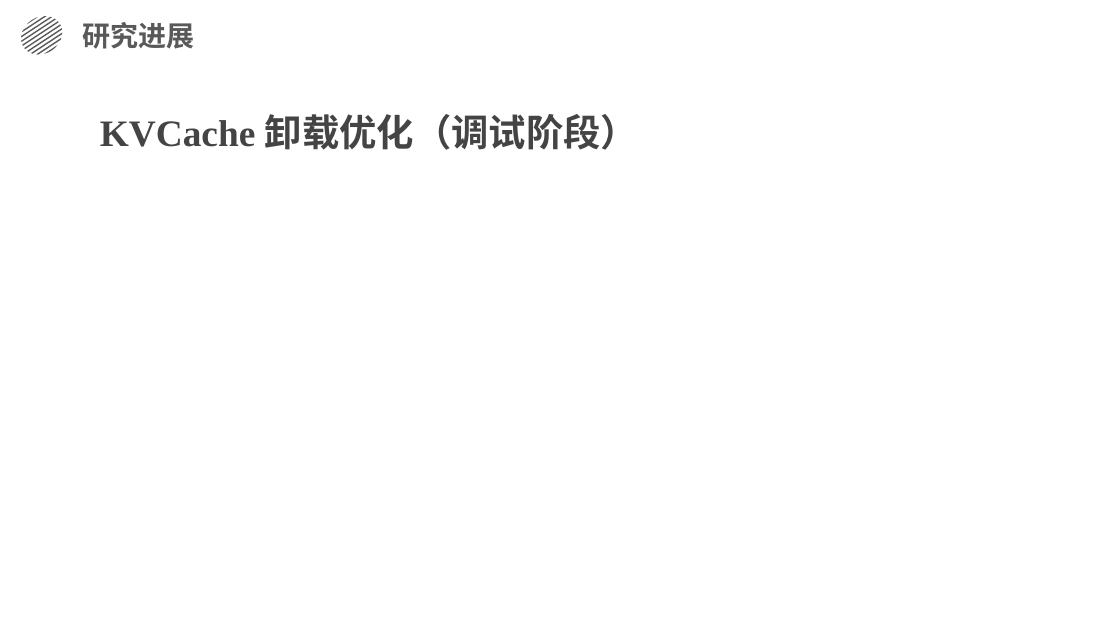
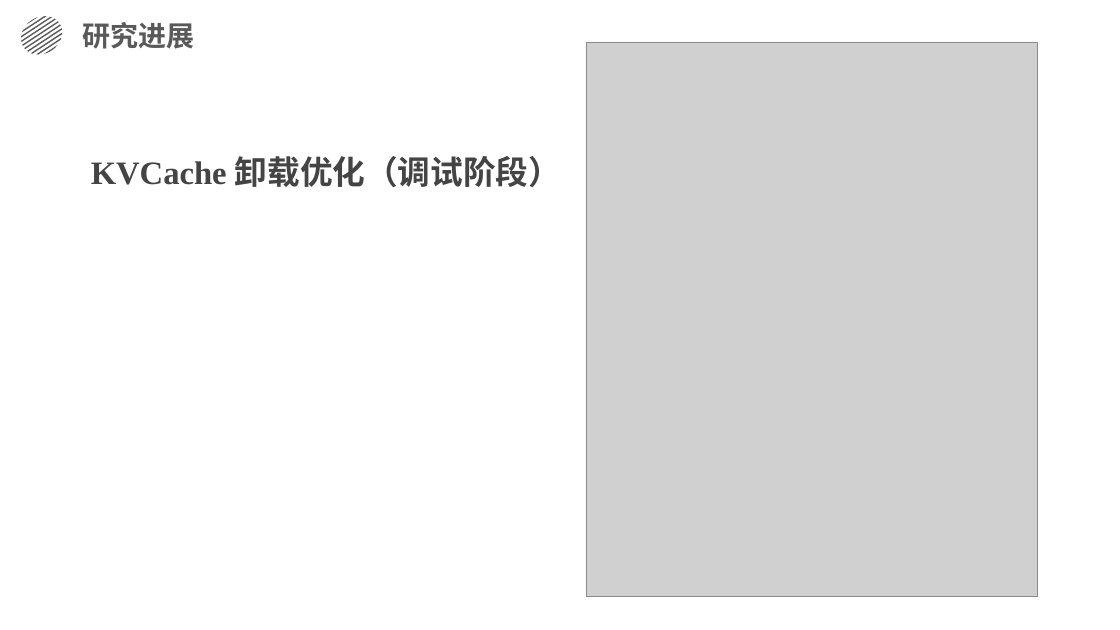
Before and after one commit to PEKKARam/Transformers_Inference_Optimization, a slide deck: slide 9 of 大模型KVcache优化方法研究/中期/《大模型KVCache卸载优化》中期答辩.pptx. Drawn at 1120x630 pixels with LibreOffice and Linux fonts; fonts in the diff are those of the drawing; grey boxes stand for pictures. Boxes give left, top, right and bottom in pixels: in the first picture for what was removed or moved away, otherwise in the second. Text is boxed around its words. In the diff, an @@ line names an element or a change of style, - is before the commit and + after.

```diff
--- a/大模型KVcache优化方法研究/中期/《大模型KVCache卸载优化》中期答辩.pptx
+++ b/大模型KVcache优化方法研究/中期/《大模型KVCache卸载优化》中期答辩.pptx
@@ picture added at [586,42,1038,597] @@
@@ text "KVCache 卸载优化（调试阶段）": place and size @@
-text "KVCache 卸载优化（调试阶段）" at [100,114,638,150]
+text "KVCache 卸载优化（调试阶段）" at [91,156,561,187]
@@ text "KVCache 卸载优化（调试阶段）" at [91,156,561,187]: size 32 to 28 pt @@
```
Also in this commit, not shown: 2 other slides changed, 1 slide removed, 1 other file.
